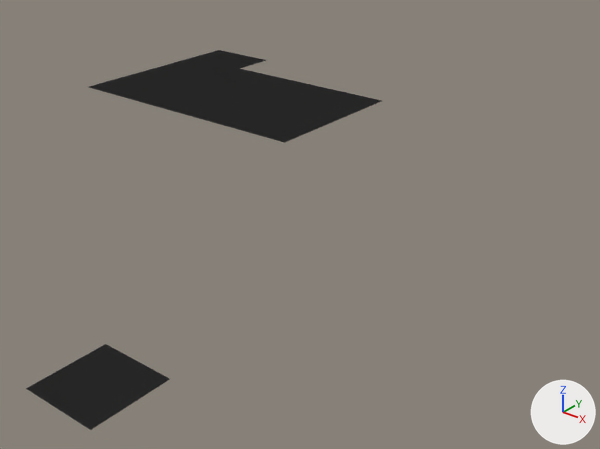
Before and after pictures for a commit that changed the glTF model assets/scene/merged-meshes/-2_0_-1_MI_WGS_01_cull_front.gltf.
One viewpoint serves both versions: a camera (50 mm lens) standing at (42.4, -30.4, 10.6) and looking at (14.6, 4.4, -11.0). Arrows for +X, +Y and +Z are at lower right; the lights stay in place. Vertices at the same position are counted once.
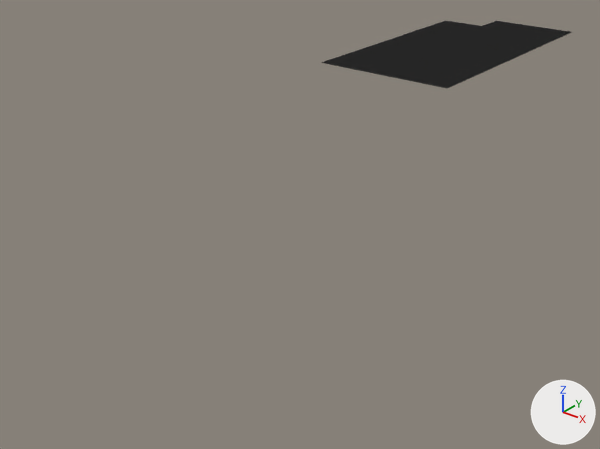
The edits, one by one:
me_2_0__1_mi_wgs_01_cull_front has 69 vertices, 64 faces and spans x -3.5..15.9, y -12.6..16.7, z -14.7..-5.8.
me_2_0__1_mi_wgs_01_cull_front is used by ob_mesh; location (0.0, 0.0, 0.0).
me_2_0__1_mi_wgs_01_cull_front part 1: the loose piece of 17 vertices spanning x -3.5..4.0, y 3.7..13.7, z -5.8 is moved by (20.0, 0.0, 5.0).
me_2_0__1_mi_wgs_01_cull_front part 2: the loose piece of 9 vertices spanning x -3.5..1.5, y 11.7..16.7, z -5.8 is moved by (22.5, 2.0, 5.0).
me_2_0__1_mi_wgs_01_cull_front part 3: the loose piece of 9 vertices spanning x 10.9..15.9, y -12.6..-7.6, z -14.7 is moved by (5.6, 24.4, 13.9).
me_2_0__1_mi_wgs_01_cull_front part 4: the loose piece of 17 vertices spanning x 4.0..9.0, y 3.7..13.7, z -5.8 is deleted.
me_2_0__1_mi_wgs_01_cull_front part 5: the loose piece of 17 vertices spanning x 9.0..14.0, y 3.7..13.7, z -5.8 is deleted.

Location of each change, [x1, y1, x2, y2] in pixels of the pictures (600 x 449 px; the box of a moved part takes in the faces that stretch with it):
'Mesh', reshaped (29% narrower, 82% shorter): before [26, 50, 381, 430]; after [321, 21, 572, 88]
part 1 of me_2_0__1_mi_wgs_01_cull_front, moved or reshaped: before [89, 63, 266, 108]; after [321, 35, 536, 88]
part 2 of me_2_0__1_mi_wgs_01_cull_front, moved or reshaped: before [174, 50, 266, 74]; after [483, 21, 572, 48]
part 3 of me_2_0__1_mi_wgs_01_cull_front, moved or reshaped: before [26, 344, 170, 430]; after [404, 21, 518, 48]
part 4 of me_2_0__1_mi_wgs_01_cull_front, deleted (black): before [164, 75, 320, 124]
part 5 of me_2_0__1_mi_wgs_01_cull_front, deleted (black): before [220, 87, 381, 143]
